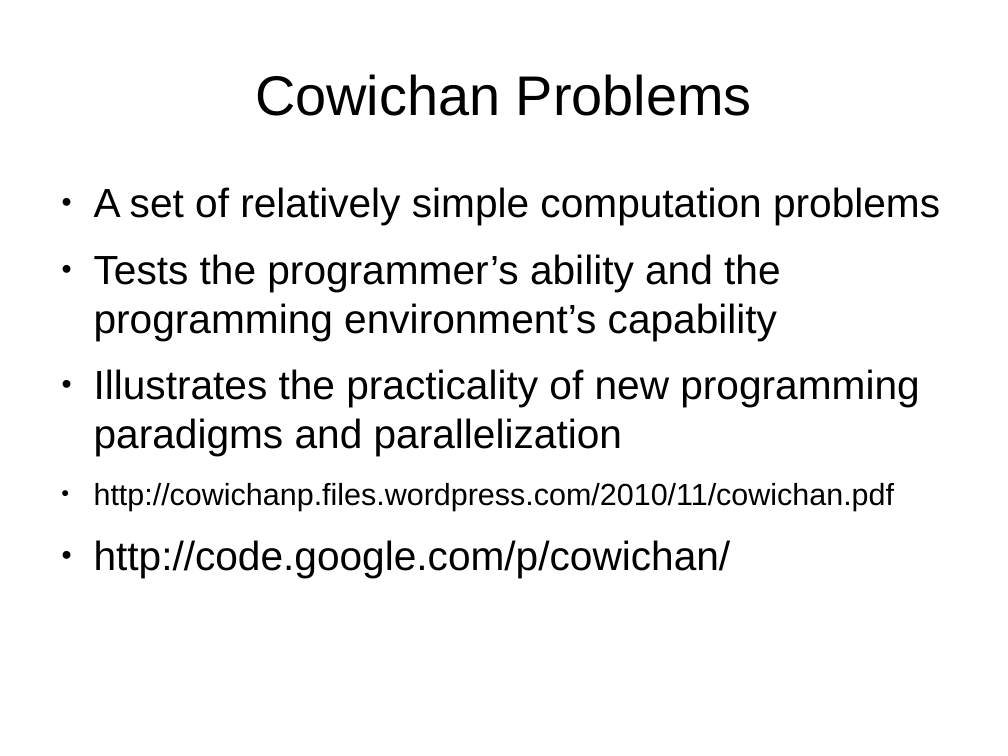
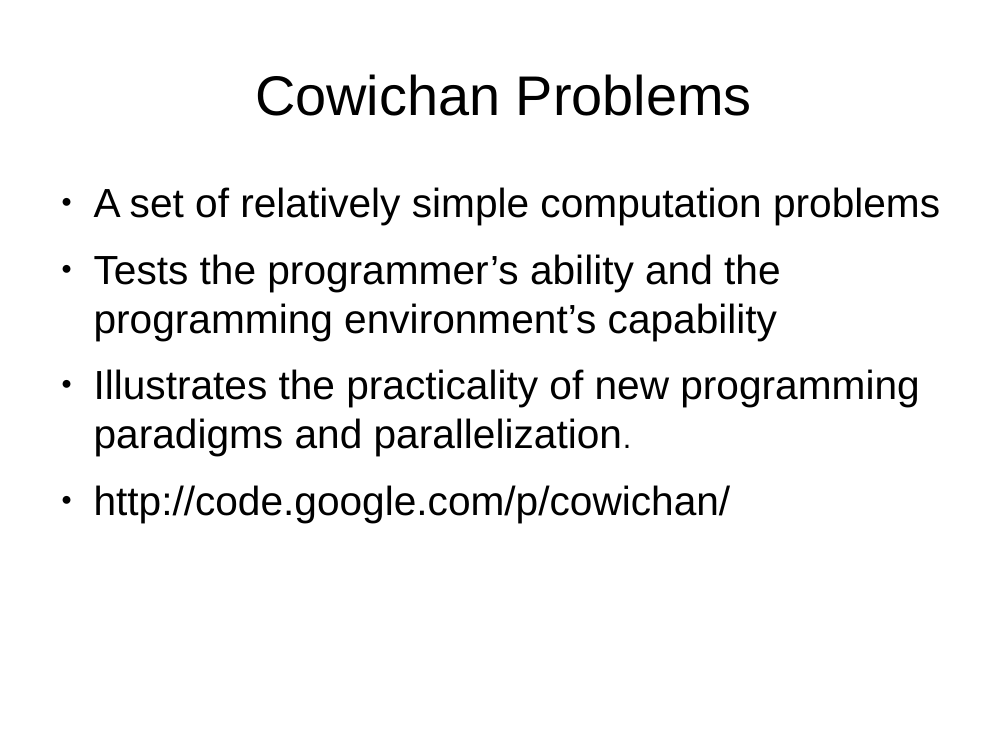
Before and after one commit to FractalDesigns/cowichan-1, a slide deck: slide 12 of miscellaneous/2010-12/slides.odp (slide 13 before the commit). Drawn at 1008x756 pixels with LibreOffice and Linux fonts; fonts in the diff are those of the drawing; background and template pictures are left out. Boxes give left, top, right and bottom in pixels: in the first picture for what was removed or moved away, otherwise in the second. Text is boxed around its words. In the diff, an @@ line names an element or a change of style, - is before the commit and + after.

```diff
--- a/miscellaneous/2010-12/slides.odp
+++ b/miscellaneous/2010-12/slides.odp
@@ text at (x1=94, y1=369, x2=919, y2=456): text changed @@
-● Illustrates the practicality of new programming paradigms and parallelization
-● http://cowichanp.files.wordpress.com/2010/11/cowichan.pdf
+● Illustrates the practicality of new programming paradigms and parallelization.
```
Also in this commit, not shown: 9 other slides changed, 3 slides added, 3 slides removed.
